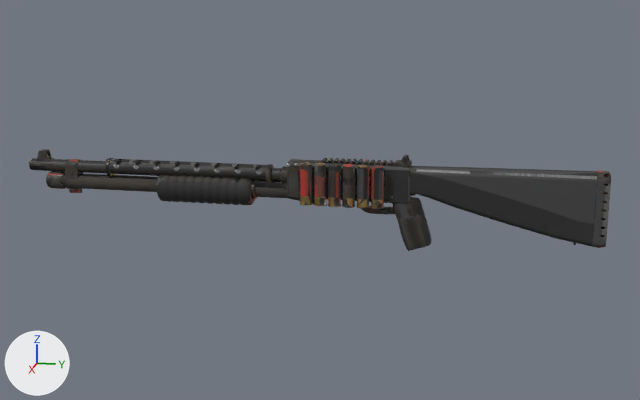
What one commit did to the glTF model public/models/weapons/shotgun.glb.
One viewpoint serves both versions: a 50 mm camera at (1.442, 0.136, 0.374) aimed at (0.002, -0.152, 0.013). The lights are fixed; the arrows at lower left show +X, +Y and +Z. The older version comes first. Vertices at exactly the same position are counted once.

The first picture shows 'body', 'pump'.
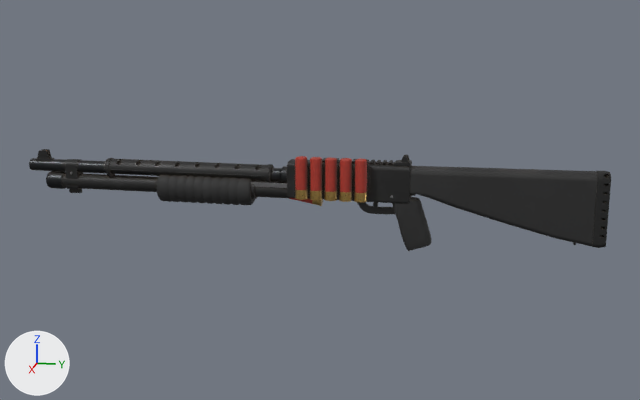
Boxes (x1, y1, x2, y2) around the edits, measured in the pictures (640 x 400 px; the box of a moved part takes in the faces that stretch with it):
part 1 of me_body, moved or reshaped
    before: (298, 170, 387, 199)
    after: (307, 165, 370, 189)
part 2 of me_body, moved or reshaped
    before: (297, 192, 386, 199)
    after: (294, 186, 370, 192)
part 3 of me_body, moved or reshaped
    before: (356, 165, 369, 209)
    after: (354, 159, 367, 202)
part 4 of me_body, moved or reshaped
    before: (342, 164, 355, 208)
    after: (339, 158, 352, 202)
part 5 of me_body, moved or reshaped
    before: (328, 163, 341, 207)
    after: (324, 157, 337, 201)
part 6 of me_body, moved or reshaped
    before: (314, 163, 327, 206)
    after: (310, 157, 323, 200)
part 7 of me_body, moved or reshaped
    before: (300, 162, 313, 206)
    after: (295, 156, 308, 200)
part 8 of me_body, deleted
    before: (371, 165, 384, 209)
part 9 of me_body, surface changed
    both: (29, 149, 611, 251)

The change in detail:
me_body is used by ob_body; location (0.0, 0.0, 0.0).
me_body had 10286 vertices, 20492 faces and spanned x -0.02..0.04, y -0.683..0.317, z -0.065..0.096.
me_body now has 10041 vertices, 19996 faces and spans x -0.02..0.04, y -0.683..0.317, z -0.065..0.096.
me_body part 1: the loose piece of 56 vertices spanning x 0.017..0.019, y -0.187..-0.037, z 0.024..0.068 is scaled about its middle by (1, 0.852, 0.907), then moved by (0.0, -0.016, 0.01).
me_body part 2: the loose piece of 56 vertices spanning x 0.019..0.022, y -0.187..-0.037, z 0.026..0.031 is scaled about its middle by (1, 0.852, 1), then moved by (0.0, -0.016, 0.01).
me_body part 3: the loose piece of 163 vertices spanning x 0.019..0.04, y -0.085..-0.063, z 0.012..0.082 is moved by (0.0, -0.004, 0.01).
me_body part 4: the loose piece of 163 vertices spanning x 0.019..0.04, y -0.109..-0.087, z 0.012..0.082 is moved by (0.0, -0.005, 0.01).
me_body part 5: the loose piece of 163 vertices spanning x 0.019..0.04, y -0.133..-0.111, z 0.012..0.082 is moved by (0.0, -0.006, 0.01).
me_body part 6: the loose piece of 163 vertices spanning x 0.019..0.04, y -0.157..-0.135, z 0.012..0.082 is moved by (0.0, -0.007, 0.01).
me_body part 7: the loose piece of 163 vertices spanning x 0.019..0.04, y -0.181..-0.159, z 0.012..0.082 is moved by (0.0, -0.008, 0.01).
me_body part 8: the loose piece of 163 vertices spanning x 0.019..0.04, y -0.061..-0.039, z 0.012..0.082 is deleted.
me_body part 9: 16974 kept faces spanning x -0.02..0.02, y -0.683..0.317, z -0.065..0.096 get new texture (UV) coordinates.
Other edits to the shape of me_body do not show in these pictures.
